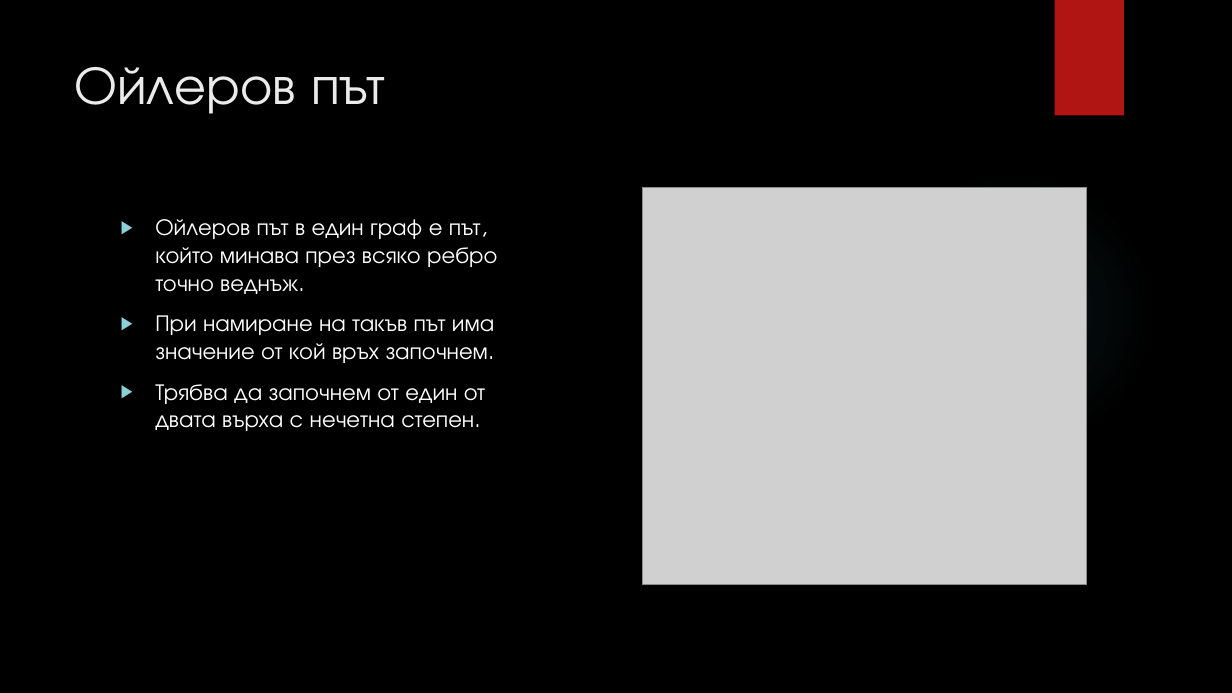
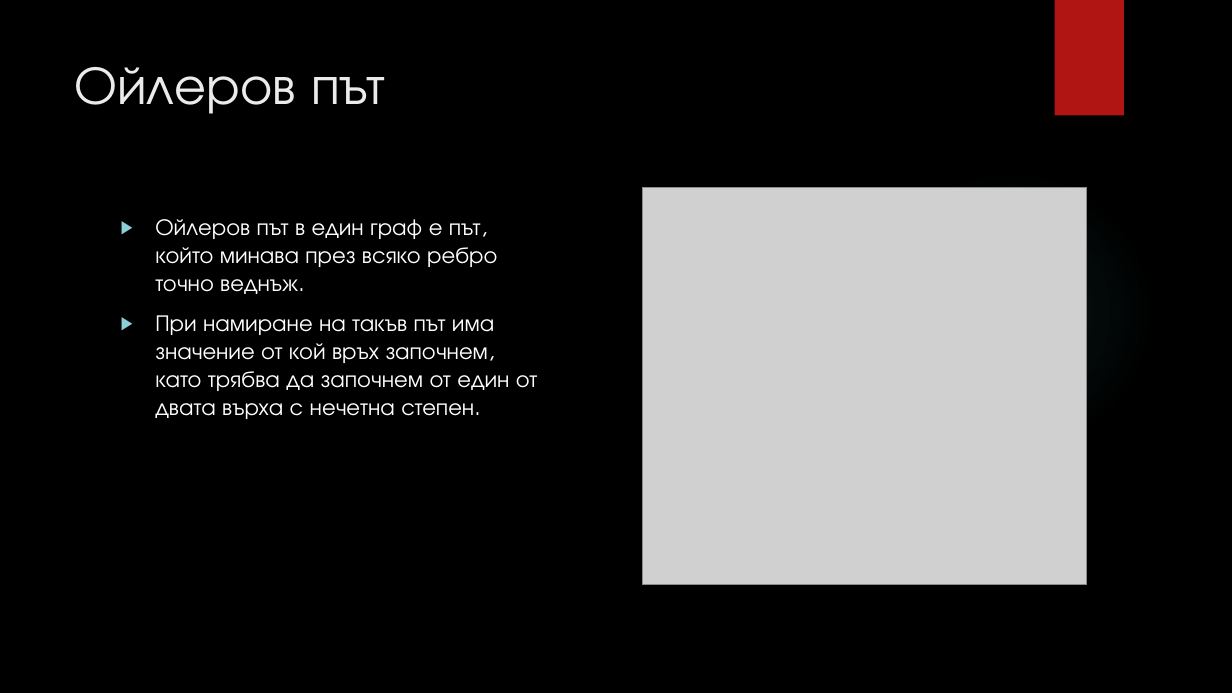
Before and after one commit to Vladikolev0321/Elsys-School, a slide deck: slide 2 of MathFundamnetalsOfProgramming/Graphs/Ойлеров цикъл.pptx. Drawn at 1232x693 pixels with LibreOffice and Linux fonts; fonts in the diff are those of the drawing; grey boxes stand for pictures; background and template pictures are left out. Boxes give left, top, right and bottom in pixels: in the first picture for what was removed or moved away, otherwise in the second. Text is boxed around its words. In the diff, an @@ line names an element or a change of style, - is before the commit and + after.

```diff
--- a/MathFundamnetalsOfProgramming/Graphs/Ойлеров цикъл.pptx
+++ b/MathFundamnetalsOfProgramming/Graphs/Ойлеров цикъл.pptx
@@ text at [155,315,537,419]: text changed @@
-▶ При намиране на такъв път има значение от кой връх започнем.
-▶ Трябва да започнем от един от двата върха с нечетна степен.
+▶ При намиране на такъв път има значение от кой връх започнем, като трябва да започнем от един от двата върха с нечетна степен.
```
Also in this commit, not shown: 4 other slides changed, 14 other files.
